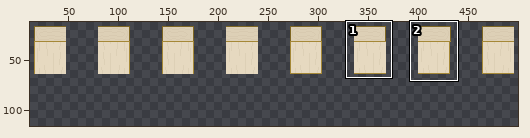
A pixel-art file gets an edit: assets/sprites/environment/inside-tiles.aseprite. The first picture is a wide view before the edit; the outline marks the close-up.
Close-up. The starting point:
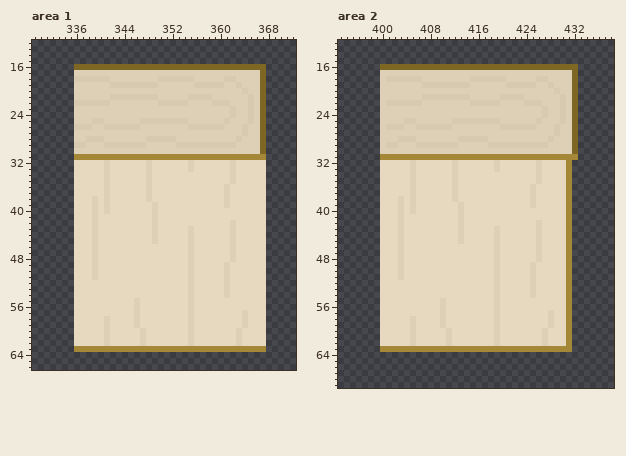
640x640 pixels, 1 frame. Shown: area 1: x 329..372, y 12..66; area 2: x 393..438, y 12..69. The wide view leaves out empty margins. The commit also changed other parts of the picture, which this record leaves out.
Once edited:
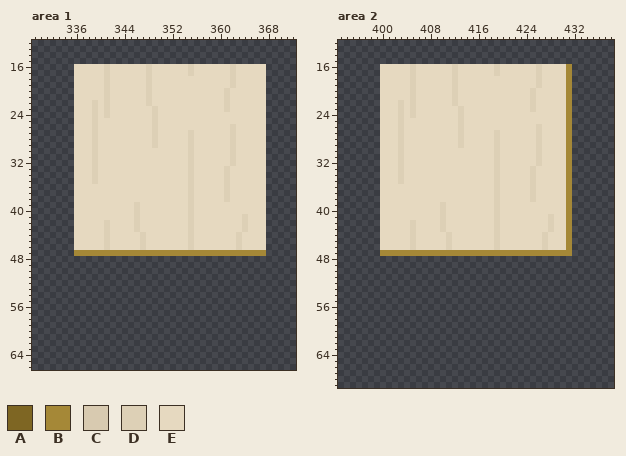
Palette (. is transparent): A #7e6623  B #a58837  C #d8cab0  D #ddd0b6  E #e6d9c0
Difference:
Changed rows in their new state; - is an unchanged pixel.
Area 1:
first column x 336:
16 EEEEEDEEEEEEDEEEEEEDEEEEEEDEEEEE
17 EEEEE-EEEEEE-EEEEEE-EEEEEE-EEEEE
18 EEEEEDEEEEEE-EEEEEEEEEEEEEDEEEEE
19 EEEEE-EEEEEEDEEEEEEEEEEEEE-EEEEE
20 EEEEE-EEEEEE-EEEEEEEEEEEE-EEEEEE
21 EEEEE-EEEEEEDEEEEEEEEEEEE-EEEEEE
22 EEEDEDEEEEEE-EEEEEEEEEEEEDEEEEEE
23 EEE-E-EEEEEEE-EEEEEEEEEEE-EEEEEE
24 EEE-E-EEEEEEE-EEEEEEEEEEEEEEEEEE
25 EEEDEEEEEEEEEDEEEEEEEEEEEEEEEEEE
26 EEE-EEEEEEEEE-EEEEEEEEEEEE-EEEEE
27 EEE-EEEEEEEEE-EEEEE-EEEEEE-EEEEE
28 EEEDEEEEEEEEEDEEEEE-EEEEEE-EEEEE
29 EEE-EEEEEEEEE-EEEEEDEEEEEEDEEEEE
30 EEE-EEEEEEEEEEEEEEE-EEEEEE-EEEEE
31 EEEDEEEEEEEEEEEEEEEDEEEEEEDEEEEE
32 ---D-E------E-------------------
33 ---D-E------E------------DE-----
34 ---D-E------E------D-----DE-----
35 ---D-E------E------D-----DE-----
36 -----E------E------D------------
37 -----E------E------D------------
38 ---E-E------E------D------------
39 ---E-E----D--E-----D-----E------
40 ---E-E----D--E-----D------------
41 ---E------D--E-----D--------D---
42 ---E-D----D--E-----D------E-D---
43 ---E-D----D--E------------E-D---
44 ---E-D-----D-E------------ED----
45 ---E-D-----D-E------------ED----
46 ---E-D-----D--------------ED----
47 BBBBBBBBBBBBBBBBBBBBBBBBBBBBBBBB
48 ................................
49 ................................
50 ................................
51 ................................
52 ................................
53 ................................
54 ................................
55 ................................
56 ................................
57 ................................
58 ................................
59 ................................
60 ................................
61 ................................
62 ................................
63 ................................
Area 2:
first column x 400:
16 EEEEEDEEEEEEDEEEEEEDEEEEEEDEEEEB.
17 EEEEE-EEEEEE-EEEEEE-EEEEEE-EEEEB.
18 EEEEEDEEEEEE-EEEEEEEEEEEEEDEEEEB.
19 EEEEE-EEEEEEDEEEEEEEEEEEEE-EEEEB.
20 EEEEE-EEEEEE-EEEEEEEEEEEE-EEEEEB.
21 EEEEE-EEEEEEDEEEEEEEEEEEE-EEEEEB.
22 EEEDEDEEEEEE-EEEEEEEEEEEEDEEEEEB.
23 EEE-E-EEEEEEE-EEEEEEEEEEE-EEEEEB.
24 EEE-E-EEEEEEE-EEEEEEEEEEEEEEEEEB.
25 EEE-EEEEEEEEEDEEEEEEEEEEEEEEEEEB.
26 EEEDEEEEEEEEE-EEEEEEEEEEEE-EEEEB.
27 EEE-EEEEEEEEE-EEEEE-EEEEEE-EEEEB.
28 EEEDEEEEEEEEEDEEEEE-EEEEEE-EEEEB.
29 EEE-EEEEEEEEE-EEEEEDEEEEEEDEEEEB.
30 EEE-EEEEEEEEEEEEEEE-EEEEEE-EEEEB.
31 EEEDEEEEEEEEEEEEEEEDEEEEEEDEEEE-.
32 ---D-E------E--------------------
33 ---D-E------E------------DE------
34 ---D-E------E------D-----DE------
35 ---D-E------E------D-----DE------
36 -----E------E------D-------------
37 -----E------E------D-------------
38 ---E-E------E------D-------------
39 ---E-E----D--E-----D-----E-------
40 ---E-E----D--E-----D-------------
41 ---E------D--E-----D--------D----
42 ---E-D----D--E-----D------E-D----
43 ---E-D----D--E------------E-D----
44 ---E-D-----D-E------------ED-----
45 ---E-D-----D-E------------ED-----
46 ---E-D-----D--------------ED-----
47 BBBBBBBBBBBBBBBBBBBBBBBBBBBBBBB--
48 ................................-
49 ................................-
50 ................................-
51 ................................-
52 ................................-
53 ................................-
54 ................................-
55 ................................-
56 ................................-
57 ................................-
58 ................................-
59 ................................-
60 ................................-
61 ................................-
62 ................................-
63 ................................-
